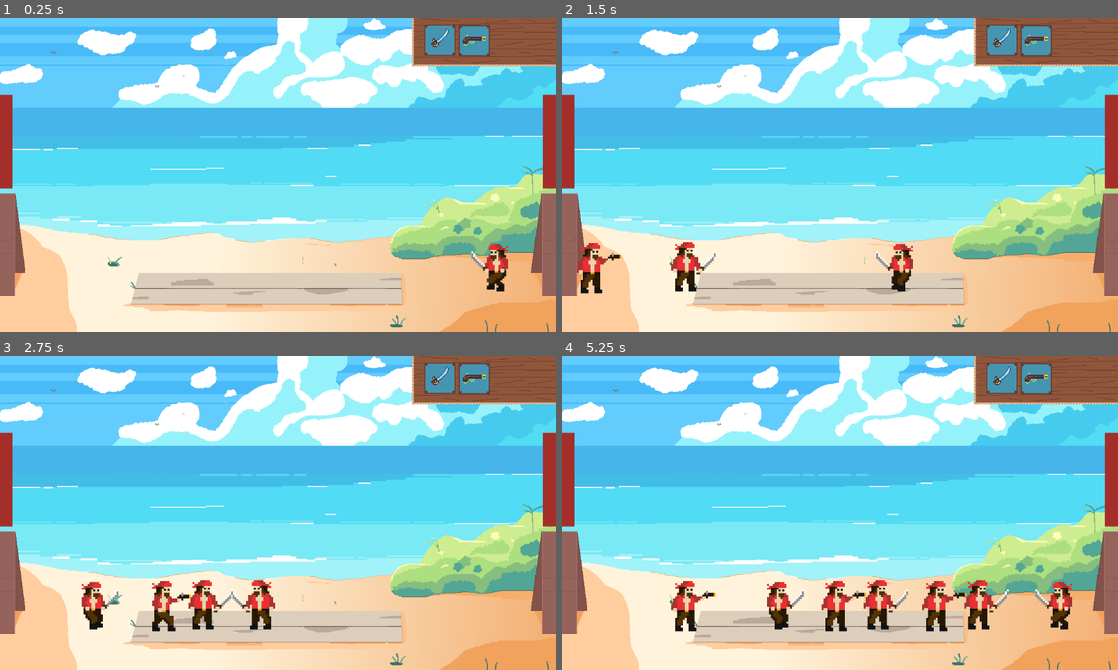
Above: before the commit, frames 1-4 (two rows, left to right).
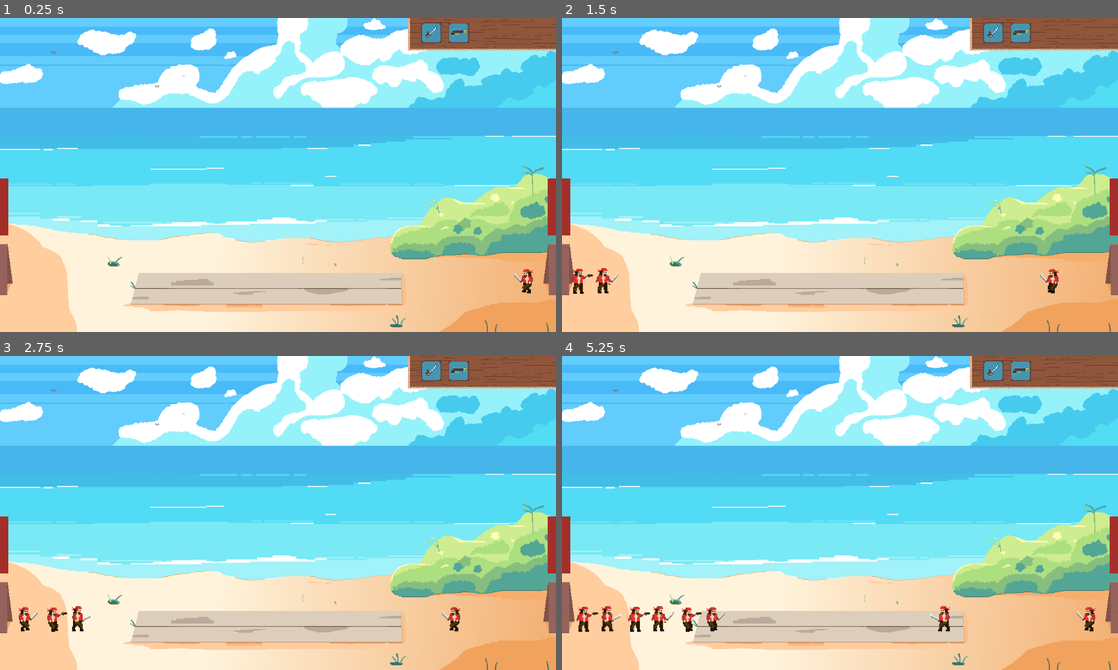
Above: after the commit, the same moments.

Repository: Krayorn/age-of-war
Game: Godot game, scene res://World/World.tscn
The game is run twice, just before and just after one commit, with the same random seed, the same clock (stepped at 60 frames per second) and the same inputs.
Inputs (mouse positions are in pixels of both pictures, inside the frame that each line leads up to; where the layout moved, square brackets give the same spot in the first picture):
- Up to frame 1 (0.25 s): no input
- Up to frame 2 (1.5 s): click (995, 33) [1001, 39] at 0.5 s; click (1023, 33) [1034, 39] at 1.25 s
- Up to frame 3 (2.75 s): click (433, 371) [439, 377] at 2 s
- Up to frame 4 (5.25 s): click (1023, 371) [1034, 377] at 2.75 s; click (995, 371) [1001, 377] at 3.5 s; click (1023, 371) [1034, 377] at 4.25 s

The runs differ from the first frame. In frame 1, 6.3% of the frame differs, in the area x 0-100%, y 0-89%; in frame 2, 7.4%; in frame 3, 8.4%; in frame 4, 10%.

Commit message:
resize all

Diff:
--- a/Units/Pirate.tscn
+++ b/Units/Pirate.tscn
@@ -6,10 +6,10 @@
 [ext_resource type="Texture2D" uid="uid://c1rwb0pa1sh0" path="res://assets/PirateIdle.png" id="2_jbf7v"]
 
 [sub_resource type="RectangleShape2D" id="RectangleShape2D_da46e"]
-size = Vector2(69, 107.5)
+size = Vector2(42.5, 55.75)
 
 [sub_resource type="CircleShape2D" id="CircleShape2D_61fmc"]
-radius = 21.0
+radius = 8.0
 
 [sub_resource type="AtlasTexture" id="AtlasTexture_tqp4p"]
 atlas = ExtResource("2_jbf7v")
@@ -103,11 +103,11 @@
 script = ExtResource("1_61fmc")
 
 [node name="CollisionShape2D" type="CollisionShape2D" parent="."]
-position = Vector2(2.5, -54.25)
+position = Vector2(1.25, -28.125)
 shape = SubResource("RectangleShape2D_da46e")
 
 [node name="Hitbox" type="Area2D" parent="."]
-position = Vector2(61, -53)
+position = Vector2(32, -28)
 collision_mask = 7
 
 [node name="CollisionShape2D" type="CollisionShape2D" parent="Hitbox"]
@@ -117,8 +117,8 @@
 one_shot = true
 
 [node name="animation" type="AnimatedSprite2D" parent="."]
-position = Vector2(0, -55.000004)
-scale = Vector2(4, 3.938)
+position = Vector2(0, -26.000002)
+scale = Vector2(2, 1.969)
 sprite_frames = SubResource("SpriteFrames_lr8yu")
 animation = &"idle"
 
--- a/Units/PirateGun.tscn
+++ b/Units/PirateGun.tscn
@@ -6,13 +6,13 @@
 [ext_resource type="Texture2D" uid="uid://7e4ljlw1xsr2" path="res://assets/RangeWalk.png" id="3_maod6"]
 
 [sub_resource type="RectangleShape2D" id="RectangleShape2D_da46e"]
-size = Vector2(81, 107.5)
+size = Vector2(44, 56.5)
 
 [sub_resource type="RectangleShape2D" id="RectangleShape2D_rfy7y"]
-size = Vector2(35.966255, 28.988678)
+size = Vector2(18.008335, 23.494305)
 
 [sub_resource type="RectangleShape2D" id="RectangleShape2D_mkf3c"]
-size = Vector2(162.01273, 25.156788)
+size = Vector2(105.062, 22.443811)
 
 [sub_resource type="AtlasTexture" id="AtlasTexture_maod6"]
 atlas = ExtResource("2_maod6")
@@ -120,32 +120,33 @@
 script = ExtResource("1_rfy7y")
 
 [node name="CollisionShape2D" type="CollisionShape2D" parent="."]
-position = Vector2(10.5, -53.25)
+position = Vector2(6, -27.75)
 shape = SubResource("RectangleShape2D_da46e")
 
 [node name="Hitbox" type="Area2D" parent="."]
-position = Vector2(71, -49.999996)
+position = Vector2(39, -27)
 rotation = -0.0028006176
 
 [node name="CollisionShape2D" type="CollisionShape2D" parent="Hitbox"]
-position = Vector2(2.861023e-06, -3.8146973e-06)
+position = Vector2(3.8146973e-06, -9.536743e-07)
 shape = SubResource("RectangleShape2D_rfy7y")
 
 [node name="RangeHitbox" type="Area2D" parent="."]
-position = Vector2(173, -52)
+position = Vector2(103, -27.000002)
 rotation = -0.005601235
 scale = Vector2(0.99999994, 0.99999994)
+collision_layer = 0
 
 [node name="CollisionShape2D" type="CollisionShape2D" parent="RangeHitbox"]
-position = Vector2(0, 1.9073486e-06)
+position = Vector2(-1.9073486e-06, -3.5762787e-07)
 shape = SubResource("RectangleShape2D_mkf3c")
 
 [node name="AttackTimer" type="Timer" parent="."]
 one_shot = true
 
 [node name="animation" type="AnimatedSprite2D" parent="."]
-position = Vector2(0, -64)
-scale = Vector2(4, 4)
+position = Vector2(1, -31)
+scale = Vector2(2, 2)
 sprite_frames = SubResource("SpriteFrames_gbcmk")
 animation = &"idle"
 
--- a/Units/enemy.gd
+++ b/Units/enemy.gd
@@ -13,7 +13,7 @@
 var attack_target = null
 
 @onready var hitbox := $Hitbox
-const SPEED = 260.0
+const SPEED = 60.0
 
 func _ready():
 	$animation.animation_finished.connect(_on_animation_finished)
--- a/World/Base.tscn
+++ b/World/Base.tscn
@@ -4,7 +4,7 @@
 [ext_resource type="Texture2D" uid="uid://b75g2dpact8j3" path="res://assets/Scenery/tent.png" id="2_j265j"]
 
 [sub_resource type="RectangleShape2D" id="RectangleShape2D_nyk6o"]
-size = Vector2(52, 210)
+size = Vector2(26, 106)
 
 [sub_resource type="StyleBoxFlat" id="StyleBoxFlat_ym7mj"]
 bg_color = Color(0.64134246, 0.18560722, 0.1668297, 1)
@@ -52,13 +52,13 @@
 script = ExtResource("1_ym7mj")
 
 [node name="CollisionShape2D" type="CollisionShape2D" parent="."]
-position = Vector2(26, -106)
+position = Vector2(14, -54)
 shape = SubResource("RectangleShape2D_nyk6o")
 
 [node name="ProgressBar" type="ProgressBar" parent="."]
-offset_top = -416.0
-offset_right = 27.0
-offset_bottom = -222.0
+offset_top = -243.0
+offset_right = 18.0
+offset_bottom = -125.0
 theme_override_styles/fill = SubResource("StyleBoxFlat_ym7mj")
 value = 100.0
 rounded = true
@@ -66,7 +66,7 @@
 show_percentage = false
 
 [node name="AnimatedSprite2D" type="AnimatedSprite2D" parent="."]
-position = Vector2(27, -106)
-scale = Vector2(1, 1.0023696)
+position = Vector2(14, -54)
+scale = Vector2(0.5, 0.501)
 sprite_frames = SubResource("SpriteFrames_3llgt")
 animation = &"full"
--- a/World/World.tscn
+++ b/World/World.tscn
@@ -27,7 +27,7 @@
 collision_mask = 0
 
 [node name="AIBase" parent="." instance=ExtResource("2_y6flb")]
-position = Vector2(1098, 575)
+position = Vector2(1123, 575)
 collision_layer = 2
 collision_mask = 0
 side = -1
@@ -45,22 +45,25 @@
 [node name="CanvasLayer" type="CanvasLayer" parent="."]
 
 [node name="Sprite2D" type="Sprite2D" parent="CanvasLayer"]
-position = Vector2(1002, 50)
+position = Vector2(998, 33.5)
+scale = Vector2(1.0266668, 0.67)
 texture = ExtResource("4_04mge")
 
 [node name="SpawnMelee" parent="CanvasLayer" instance=ExtResource("3_mlekv")]
-offset_left = 870.0
-offset_top = 6.0
-offset_right = 910.0
-offset_bottom = 46.0
+offset_left = 866.00006
+offset_top = 5.0000005
+offset_right = 906.00006
+offset_bottom = 45.0
+scale = Vector2(1.3, 1.3)
 theme_override_styles/focus = SubResource("StyleBoxEmpty_il6x7")
 icon = ExtResource("4_il6x7")
 
 [node name="SpawnRange" parent="CanvasLayer" instance=ExtResource("3_mlekv")]
-offset_left = 941.0
-offset_top = 7.0
-offset_right = 981.0
-offset_bottom = 47.0
+offset_left = 923.0001
+offset_top = 5.0000005
+offset_right = 963.0001
+offset_bottom = 45.0
+scale = Vector2(1.3, 1.3)
 
 [connection signal="base_dead" from="PlayerBase" to="." method="_on_player_base_base_dead"]
 [connection signal="base_dead" from="AIBase" to="." method="_on_ai_base_base_dead"]
--- a/World/base.gd
+++ b/World/base.gd
@@ -9,7 +9,7 @@
 func _ready():
 	if side == -1:
 		$AnimatedSprite2D.flip_h = true
-		$ProgressBar.position.x = 25
+		$ProgressBar.position.x = 10
 
 func get_hurt(damage):
 	health -= damage
--- a/World/world.gd
+++ b/World/world.gd
@@ -17,9 +17,9 @@
 
 func spawn(unit):
 	if unit.side == 1:
-		unit.global_position = Vector2($PlayerBase.global_position.x + 20, $PlayerBase.global_position.y - 5)
+		unit.global_position = Vector2($PlayerBase.global_position.x + 30, $PlayerBase.global_position.y - 5)
 	else:
-		unit.global_position = Vector2($AIBase.global_position.x - 10, $AIBase.global_position.y - 5)
+		unit.global_position = Vector2($AIBase.global_position.x - 20, $AIBase.global_position.y - 5)
 	add_child(unit)
 
 func _on_player_base_base_dead() -> void:
